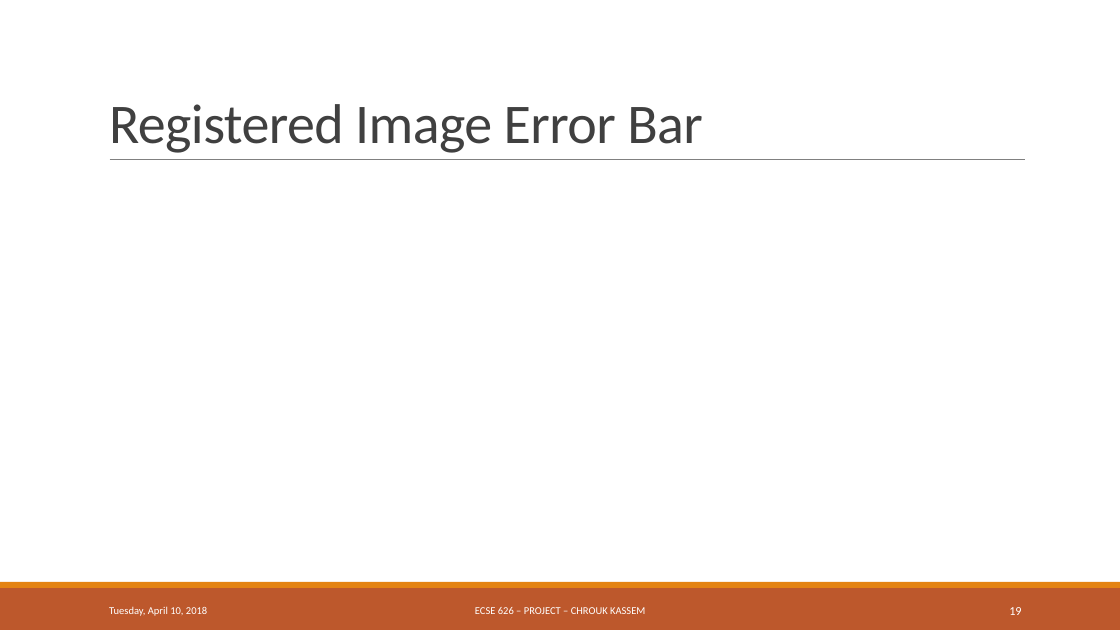
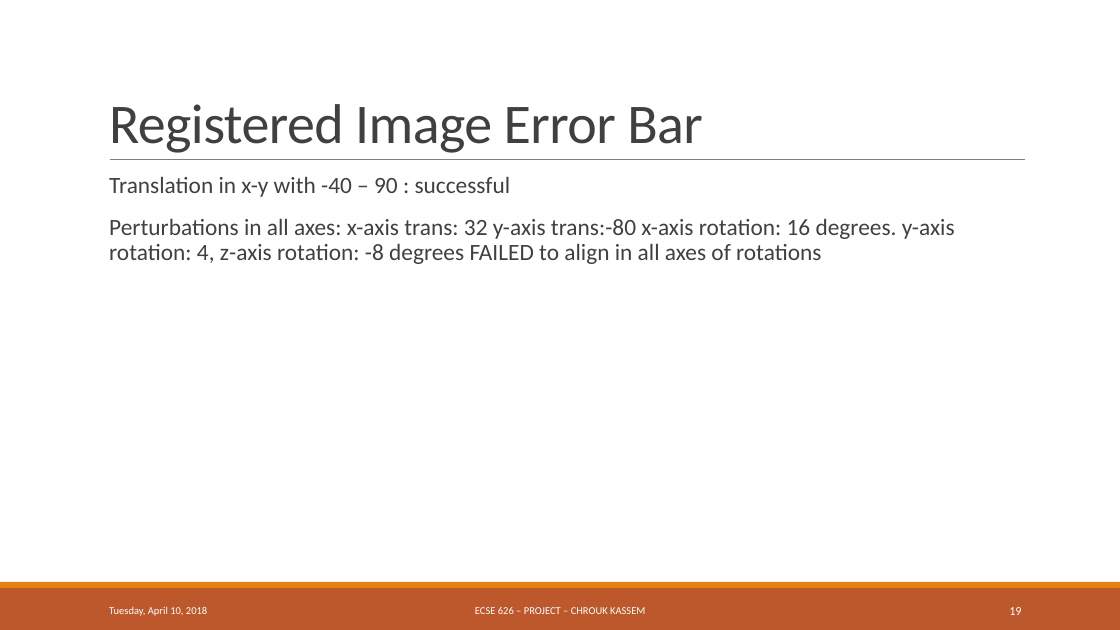
Before and after one commit to ChroukK/MDG_MI_project, a slide deck: slide 19 of Maximum Distance Gradient for Robust Image Registration.pptx. Drawn at 1120x630 pixels with LibreOffice and Linux fonts; fonts in the diff are those of the drawing. Boxes give left, top, right and bottom in pixels: in the first picture for what was removed or moved away, otherwise in the second. Text is boxed around its words. In the diff, an @@ line names an element or a change of style, - is before the commit and + after.

Commit message:
plots for registeration on all axis

```diff
--- a/Maximum Distance Gradient for Robust Image Registration.pptx
+++ b/Maximum Distance Gradient for Robust Image Registration.pptx
@@ text added at (109, 177, 955, 264), 20 pt, text #404040 @@
+  Translation in x-y with -40 – 90 : successful
+  Perturbations in all axes: x-axis trans: 32 y-axis trans:-80 x-axis rotation: 16 degrees. y-axis rotation: 4, z-axis rotation: -8 degrees FAILED to align in all axes of rotations
```
Also in this commit, not shown: 15 other files.
